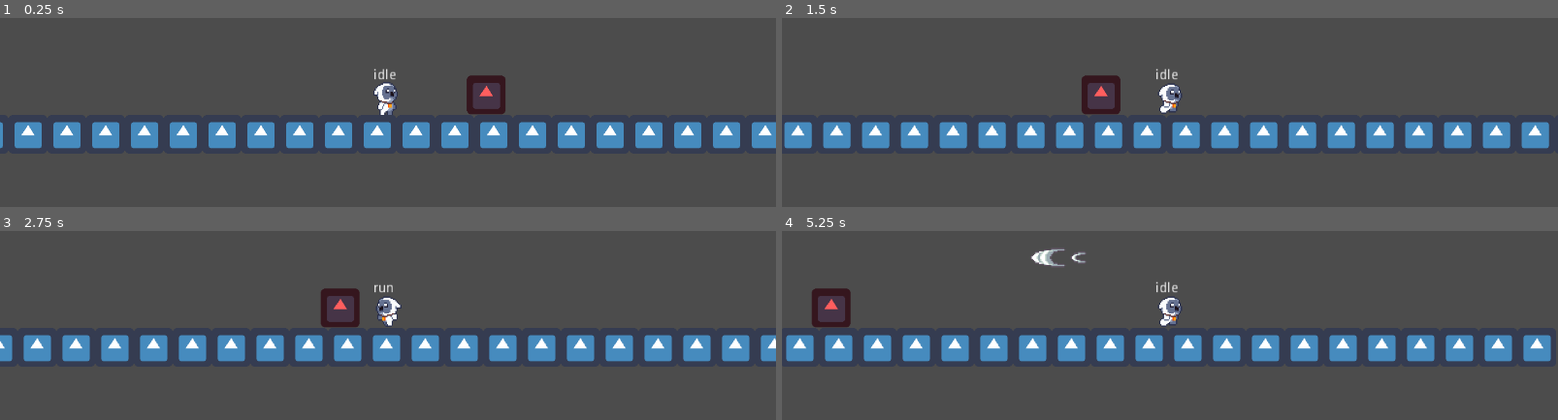
Above: before the commit, frames 1-4 (two rows, left to right).
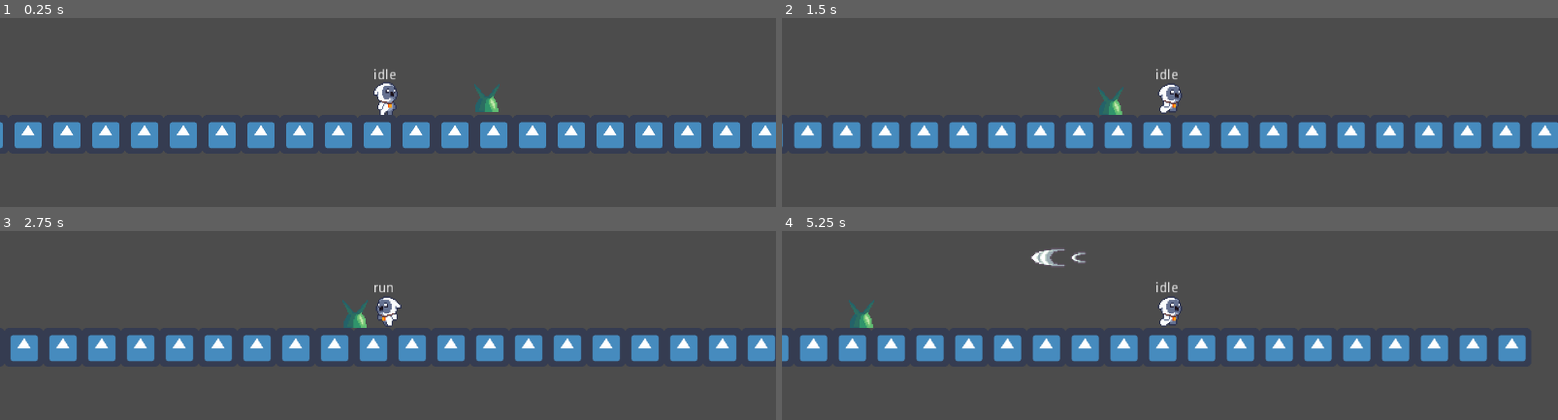
Above: after the commit, the same moments.

Repository: tnp2004/Game2D-ComputerProject
Game: Godot game, scene res://Stages/World.tscn
Two runs of this game, one before a commit and one after it. Both use one fixed random seed, a clock stepped at 60 frames per second and the inputs below. The engine's default icon, where the game draws it, is replaced by a stand-in: a white triangle on a blue panel in a dark square.
Inputs (mouse positions are in pixels of both pictures, inside the frame that each line leads up to):
- Up to frame 1 (0.25 s): no input
- Up to frame 2 (1.5 s): tap Enter at 0.5 s; move the mouse to (1340, 72) at 0.52 s; hold Right (ui_right) from 0.53 s (still down); click (1340, 72) at 0.6 s; tap Up (ui_up) at 0.77 s; move the mouse to (1014, 118) at 1.27 s; click (1014, 118) at 1.35 s
- Up to frame 3 (2.75 s): tap Up (ui_up) at 1.52 s; move the mouse to (outside the picture) at 2.02 s; release Right (ui_right) at 2.03 s; hold Left (ui_left) from 2.03 s (still down); click (outside the picture) at 2.1 s
- Up to frame 4 (5.25 s): move the mouse to (1131, 395) at 2.77 s; release Left (ui_left) at 2.78 s; hold Right (ui_right) 2.78-4.28 s; click (1131, 395) at 2.85 s; tap Up (ui_up) at 3.02, 3.77, 4.52 s; move the mouse to (1402, 374) at 3.52 s; click (1402, 374) at 3.6 s; tap 1 (skill_1) at 4.15 s; move the mouse to (937, 242) at 4.27 s; hold Left (ui_left) 4.28-5.03 s; click (937, 242) at 4.35 s; tap 2 (skill_2) at 4.9 s; move the mouse to (1208, 308) at 5.02 s; hold Right (ui_right) from 5.03 s (still down); click (1208, 308) at 5.1 s

The runs differ from the first frame. In frame 1, 0.8% of the frame differs, in the area x 60-66%, y 30-51%; in frame 2, 10%; in frame 3, 11%; in frame 4, 11%, in the area x 0-100%, y 30-70%.

Commit message:
add Enemy and effect color Update

Diff:
--- a/Characters/Owlet.gd
+++ b/Characters/Owlet.gd
@@ -14,6 +14,9 @@
 var FRICTION = 0.5
 var velocity = Vector2.ZERO
 
+var normal_color = Color(1, 1, 1)
+var transform_color = Color(1, 0.5, 0)
+var effect_color = normal_color
 var buff_damage = 0
 
 func get_input_direction():
@@ -73,9 +76,9 @@
 	if indicator:
 		indicator.label.text = str(damage)
 
-func _on_attackArea_area_entered(area):
-	if area.is_in_group("enemy"):
-		do_damage(area, normal_attack)
+func _on_attackArea_body_entered(body):
+	if body.is_in_group("enemy"):
+		do_damage(body, normal_attack)
 
 func random_thing_in_array(arr):
 	var randomResult = randi()%len(arr)
@@ -89,8 +92,8 @@
 	return most_number
 
 var normal_attack = [2, 3, 4, 5]
-func do_damage(area, damage_arr):
-	area.get_owner().i_get_attack(random_thing_in_array(damage_arr), most_of_arr(damage_arr), buff_damage)
+func do_damage(body, damage_arr):
+	body.i_get_attack(random_thing_in_array(damage_arr), most_of_arr(damage_arr), buff_damage)
 
 func useDash_skill():
 	if Input.is_action_just_pressed("skill_1"):
@@ -100,8 +103,8 @@
 func dash_skill():
 	var skill_1 = DASH_SKILL.instance()
 	var smoke = DASH_SMOKE.instance()
-	skill_1.effect(position, $AnimatedSprite.flip_h)
-	smoke.dash_smoke_effect(position, $AnimatedSprite.flip_h)
+	skill_1.effect(position, $AnimatedSprite.flip_h, effect_color)
+	smoke.dash_smoke_effect(position, $AnimatedSprite.flip_h, effect_color)
 	position.x += 220 * -1 if $AnimatedSprite.flip_h else 220 * 1
 	get_tree().current_scene.add_child(skill_1)
 	get_tree().current_scene.add_child(smoke)
@@ -113,7 +116,7 @@
 
 func wind_cutter_skill():
 	var skill_2 = WIND_CUTTER.instance()
-	skill_2.wind_cutter(position, $AnimatedSprite.flip_h)
+	skill_2.wind_cutter(position, $AnimatedSprite.flip_h, effect_color)
 	get_tree().current_scene.add_child(skill_2)
 
 func useTransform_skill():
@@ -123,12 +126,14 @@
 
 func transform_skill():
 	buff_damage += 1000
+	effect_color = transform_color
 	$TransformTimer.start()
 	$TransformSprite.visible = true
 	$TransformPlayer.play("skill_3")
 
 func stop_transform_skill():
 	buff_damage -= 1000
+	effect_color = normal_color
 	$TransformSprite.visible = false
 	$TransformPlayer.stop()
 
--- a/Characters/Owlet.tscn
+++ b/Characters/Owlet.tscn
@@ -899,5 +899,5 @@
 wait_time = 20.0
 one_shot = true
 
-[connection signal="area_entered" from="attackArea" to="." method="_on_attackArea_area_entered"]
+[connection signal="body_entered" from="attackArea" to="." method="_on_attackArea_body_entered"]
 [connection signal="timeout" from="TransformTimer" to="." method="_on_TransformTimer_timeout"]
--- a/Enemies/Enemy.gd
+++ b/Enemies/Enemy.gd
@@ -4,9 +4,6 @@
 
 func i_get_attack(damage, most_damage, buff_damage):
 	spawn_damageIndicator(damage, most_damage, buff_damage)
-
-func _on_Area2D_body_entered(body):
-	print(body.is_in_group("player"))
 
 # damage indicator
 func spawn_effect(EFFECT, effect_position = global_position):
@@ -23,3 +20,34 @@
 			indicator.label.add_color_override("font_color", Color(1, 0, 0))
 
 		indicator.label.text = str(damage + buff_damage)
+
+# chase player
+var SPEED = 200
+const FRICTION = 0.5
+const GRAVITY = 1000
+var isChase = false
+var velocity = Vector2.ZERO
+
+func get_player_node():
+	for i in get_tree().current_scene.get_children():
+		if i.is_in_group("player"):
+			return i # player node
+
+func chase_player():
+	var to_player = (get_player_node().position - position).normalized()
+	velocity.x = to_player.x * SPEED * FRICTION
+	velocity = move_and_slide(velocity, Vector2.UP)
+
+func _physics_process(delta):
+	velocity.y += GRAVITY * delta
+	if isChase:
+		chase_player()
+	else:
+		velocity = Vector2.ZERO
+func _on_Detectplayer_body_entered(body):
+	if body.is_in_group("player"):
+		isChase = true
+
+func _on_Detectplayer_body_exited(body):
+	if body.is_in_group("player"):
+		isChase = false
--- a/Enemies/Enemy.tscn
+++ b/Enemies/Enemy.tscn
@@ -1,29 +1,154 @@
-[gd_scene load_steps=5 format=2]
+[gd_scene load_steps=32 format=2]
 
-[ext_resource path="res://icon.png" type="Texture" id=1]
+[ext_resource path="res://Enemies-Sprite/Slime/Slime_Spiked_Idle.png" type="Texture" id=1]
 [ext_resource path="res://Enemies/Enemy.gd" type="Script" id=2]
+[ext_resource path="res://Enemies-Sprite/Slime/Slime_Spiked_Run.png" type="Texture" id=3]
+[ext_resource path="res://Enemies-Sprite/Slime/Slime_Spiked_Death.png" type="Texture" id=4]
+[ext_resource path="res://Enemies-Sprite/Slime/Slime_Spiked_Hit.png" type="Texture" id=5]
+[ext_resource path="res://Enemies-Sprite/Slime/Slime_Spiked_Ability.png" type="Texture" id=6]
+
+[sub_resource type="AtlasTexture" id=9]
+atlas = ExtResource( 6 )
+region = Rect2( 0, 0, 64, 64 )
+
+[sub_resource type="AtlasTexture" id=10]
+atlas = ExtResource( 6 )
+region = Rect2( 64, 0, 64, 64 )
+
+[sub_resource type="AtlasTexture" id=11]
+atlas = ExtResource( 6 )
+region = Rect2( 128, 0, 64, 64 )
+
+[sub_resource type="AtlasTexture" id=12]
+atlas = ExtResource( 6 )
+region = Rect2( 192, 0, 64, 64 )
+
+[sub_resource type="AtlasTexture" id=13]
+atlas = ExtResource( 4 )
+region = Rect2( 0, 0, 64, 64 )
+
+[sub_resource type="AtlasTexture" id=14]
+atlas = ExtResource( 4 )
+region = Rect2( 64, 0, 64, 64 )
+
+[sub_resource type="AtlasTexture" id=15]
+atlas = ExtResource( 4 )
+region = Rect2( 128, 0, 64, 64 )
+
+[sub_resource type="AtlasTexture" id=16]
+atlas = ExtResource( 4 )
+region = Rect2( 192, 0, 64, 64 )
+
+[sub_resource type="AtlasTexture" id=17]
+atlas = ExtResource( 4 )
+region = Rect2( 0, 64, 64, 64 )
+
+[sub_resource type="AtlasTexture" id=18]
+atlas = ExtResource( 4 )
+region = Rect2( 64, 64, 64, 64 )
+
+[sub_resource type="AtlasTexture" id=19]
+atlas = ExtResource( 5 )
+region = Rect2( 0, 0, 64, 64 )
+
+[sub_resource type="AtlasTexture" id=20]
+atlas = ExtResource( 5 )
+region = Rect2( 64, 0, 64, 64 )
+
+[sub_resource type="AtlasTexture" id=21]
+atlas = ExtResource( 5 )
+region = Rect2( 128, 0, 64, 64 )
+
+[sub_resource type="AtlasTexture" id=22]
+atlas = ExtResource( 5 )
+region = Rect2( 192, 0, 64, 64 )
+
+[sub_resource type="AtlasTexture" id=4]
+atlas = ExtResource( 1 )
+region = Rect2( 0, 0, 64, 64 )
+
+[sub_resource type="AtlasTexture" id=5]
+atlas = ExtResource( 1 )
+region = Rect2( 64, 0, 64, 64 )
+
+[sub_resource type="AtlasTexture" id=6]
+atlas = ExtResource( 1 )
+region = Rect2( 128, 0, 64, 64 )
+
+[sub_resource type="AtlasTexture" id=7]
+atlas = ExtResource( 1 )
+region = Rect2( 192, 0, 64, 64 )
+
+[sub_resource type="AtlasTexture" id=23]
+atlas = ExtResource( 3 )
+region = Rect2( 0, 0, 64, 64 )
+
+[sub_resource type="AtlasTexture" id=24]
+atlas = ExtResource( 3 )
+region = Rect2( 64, 0, 64, 64 )
+
+[sub_resource type="AtlasTexture" id=25]
+atlas = ExtResource( 3 )
+region = Rect2( 128, 0, 64, 64 )
+
+[sub_resource type="AtlasTexture" id=26]
+atlas = ExtResource( 3 )
+region = Rect2( 192, 0, 64, 64 )
+
+[sub_resource type="SpriteFrames" id=8]
+animations = [ {
+"frames": [ SubResource( 9 ), SubResource( 10 ), SubResource( 11 ), SubResource( 12 ) ],
+"loop": true,
+"name": "attack",
+"speed": 5.0
+}, {
+"frames": [ SubResource( 13 ), SubResource( 14 ), SubResource( 15 ), SubResource( 16 ), SubResource( 17 ), SubResource( 18 ) ],
+"loop": true,
+"name": "dead",
+"speed": 5.0
+}, {
+"frames": [ SubResource( 19 ), SubResource( 20 ), SubResource( 21 ), SubResource( 22 ) ],
+"loop": true,
+"name": "hurt",
+"speed": 5.0
+}, {
+"frames": [ SubResource( 4 ), SubResource( 5 ), SubResource( 6 ), SubResource( 7 ) ],
+"loop": true,
+"name": "idle",
+"speed": 5.0
+}, {
+"frames": [ SubResource( 23 ), SubResource( 24 ), SubResource( 25 ), SubResource( 26 ) ],
+"loop": true,
+"name": "run",
+"speed": 5.0
+} ]
 
 [sub_resource type="RectangleShape2D" id=2]
 extents = Vector2( 28.5, 28.5 )
 
-[sub_resource type="RectangleShape2D" id=1]
-extents = Vector2( 30.5, 30.5 )
+[sub_resource type="CircleShape2D" id=3]
+radius = 127.098
 
-[node name="Enemy" type="KinematicBody2D"]
+[node name="Enemy" type="KinematicBody2D" groups=["enemy"]]
 script = ExtResource( 2 )
+
+[node name="AnimatedSprite" type="AnimatedSprite" parent="."]
+position = Vector2( 2, -4 )
+scale = Vector2( 2, 2 )
+frames = SubResource( 8 )
+animation = "attack"
+frame = 1
+
+[node name="AnimationPlayer" type="AnimationPlayer" parent="."]
 
 [node name="CollisionShape2D" type="CollisionShape2D" parent="."]
 position = Vector2( 0.5, -0.5 )
 shape = SubResource( 2 )
 
-[node name="Area2D" type="Area2D" parent="." groups=["enemy"]]
+[node name="Detectplayer" type="Area2D" parent="."]
 
-[node name="CollisionShape2D" type="CollisionShape2D" parent="Area2D"]
-position = Vector2( -0.5, 0.5 )
-shape = SubResource( 1 )
+[node name="CollisionShape2D" type="CollisionShape2D" parent="Detectplayer"]
+shape = SubResource( 3 )
 
-[node name="Sprite" type="Sprite" parent="Area2D"]
-modulate = Color( 1, 0.372549, 0.372549, 1 )
-texture = ExtResource( 1 )
-
-[connection signal="body_entered" from="Area2D" to="." method="_on_Area2D_body_entered"]
+[connection signal="body_entered" from="Detectplayer" to="." method="_on_Detectplayer_body_entered"]
+[connection signal="body_exited" from="Detectplayer" to="." method="_on_Detectplayer_body_exited"]
--- a/Skills/Owlet/DashSmoke.gd
+++ b/Skills/Owlet/DashSmoke.gd
@@ -1,11 +1,9 @@
 extends Node2D
 
-func _ready():
-	pass
-
-func dash_smoke_effect(player_position, isFlip):
+func dash_smoke_effect(player_position, isFlip, color):
 	isFlip = !isFlip
 	$AnimatedSprite.flip_h = isFlip
+	$AnimatedSprite.modulate = color
 	if isFlip:
 		position = Vector2(player_position.x + 90.0, player_position.y + 10)
 	else:
--- a/Skills/Owlet/Dash_Skill.gd
+++ b/Skills/Owlet/Dash_Skill.gd
@@ -2,8 +2,9 @@
 
 var damage_dash_skill = [4, 5, 6]
 
-func effect(player_position, isFlip):
+func effect(player_position, isFlip, color):
 	$AnimatedSprite.flip_h = isFlip
+	$AnimatedSprite.modulate = color
 	if isFlip:
 		$SkillArea.position = Vector2(-400, 0)
 		position = Vector2(player_position.x + 90.0, player_position.y - 15)
@@ -17,6 +18,6 @@
 		if child.is_in_group("player"):
 			return i # index of player node
 
-func _on_SkillArea_area_entered(area):
-	if area.is_in_group("enemy"):
-		get_tree().current_scene.get_child(get_player_node()).do_damage(area, damage_dash_skill)
+func _on_SkillArea_body_entered(body):
+	if body.is_in_group("enemy"):
+		get_tree().current_scene.get_child(get_player_node()).do_damage(body, damage_dash_skill)
--- a/Skills/Owlet/Dash_Skill.tscn
+++ b/Skills/Owlet/Dash_Skill.tscn
@@ -163,4 +163,4 @@
 position = Vector2( 197.5, 24.5 )
 shape = SubResource( 13 )
 
-[connection signal="area_entered" from="SkillArea" to="." method="_on_SkillArea_area_entered"]
+[connection signal="body_entered" from="SkillArea" to="." method="_on_SkillArea_body_entered"]
--- a/Skills/Owlet/WindCutter.gd
+++ b/Skills/Owlet/WindCutter.gd
@@ -6,9 +6,10 @@
 var SPEED = 200
 var player_is_flip
 
-func wind_cutter(player_position, isFlip):
+func wind_cutter(player_position, isFlip, color):
 	player_is_flip = isFlip
 	$AnimatedSprite.flip_h = isFlip
+	$AnimatedSprite.modulate = color
 	if isFlip:
 		$SkillArea.position = Vector2(-40, 0)
 		position = Vector2(player_position.x - 90.0, player_position.y)
@@ -26,6 +27,6 @@
 		if child.is_in_group("player"):
 			return i # index of player node
 
-func _on_SkillArea_area_entered(area):
-	if area.is_in_group("enemy"):
-		get_tree().current_scene.get_child(get_player_node()).do_damage(area, damage_wind_cutter_skill)
+func _on_SkillArea_body_entered(body):
+	if body.is_in_group("enemy"):
+		get_tree().current_scene.get_child(get_player_node()).do_damage(body, damage_wind_cutter_skill)
--- a/Skills/Owlet/WindCutter.tscn
+++ b/Skills/Owlet/WindCutter.tscn
@@ -134,4 +134,4 @@
 shape = SubResource( 4 )
 disabled = true
 
-[connection signal="area_entered" from="SkillArea" to="." method="_on_SkillArea_area_entered"]
+[connection signal="body_entered" from="SkillArea" to="." method="_on_SkillArea_body_entered"]
Binary file added: Enemies-Sprite/Slime/SlimeComplete.gif
Binary file added: Enemies-Sprite/Slime/Slime_Spiked_Ability.png
Not shown, added: Enemies-Sprite/Slime/Slime_Spiked_Ability.png.import
Binary file added: Enemies-Sprite/Slime/Slime_Spiked_Ability_FX.png
Not shown, added: Enemies-Sprite/Slime/Slime_Spiked_Ability_FX.png.import
Binary file added: Enemies-Sprite/Slime/Slime_Spiked_Death.png
Not shown, added: Enemies-Sprite/Slime/Slime_Spiked_Death.png.import
Binary file added: Enemies-Sprite/Slime/Slime_Spiked_Full.png
Not shown, added: Enemies-Sprite/Slime/Slime_Spiked_Full.png.import
Binary file added: Enemies-Sprite/Slime/Slime_Spiked_Hit.png
Not shown, added: Enemies-Sprite/Slime/Slime_Spiked_Hit.png.import
Binary file added: Enemies-Sprite/Slime/Slime_Spiked_Idle.png
(and 7 more such lines)
